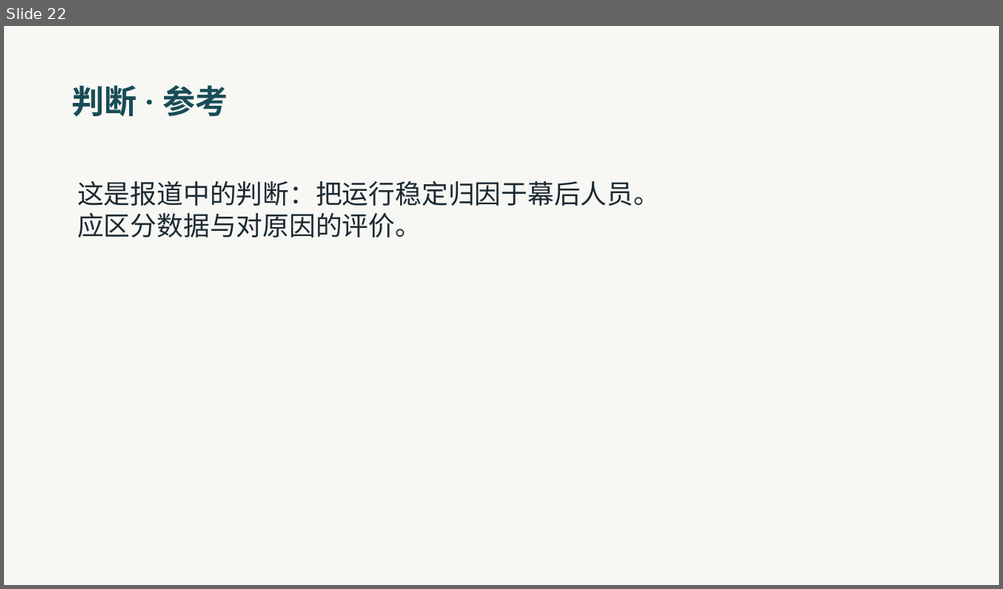
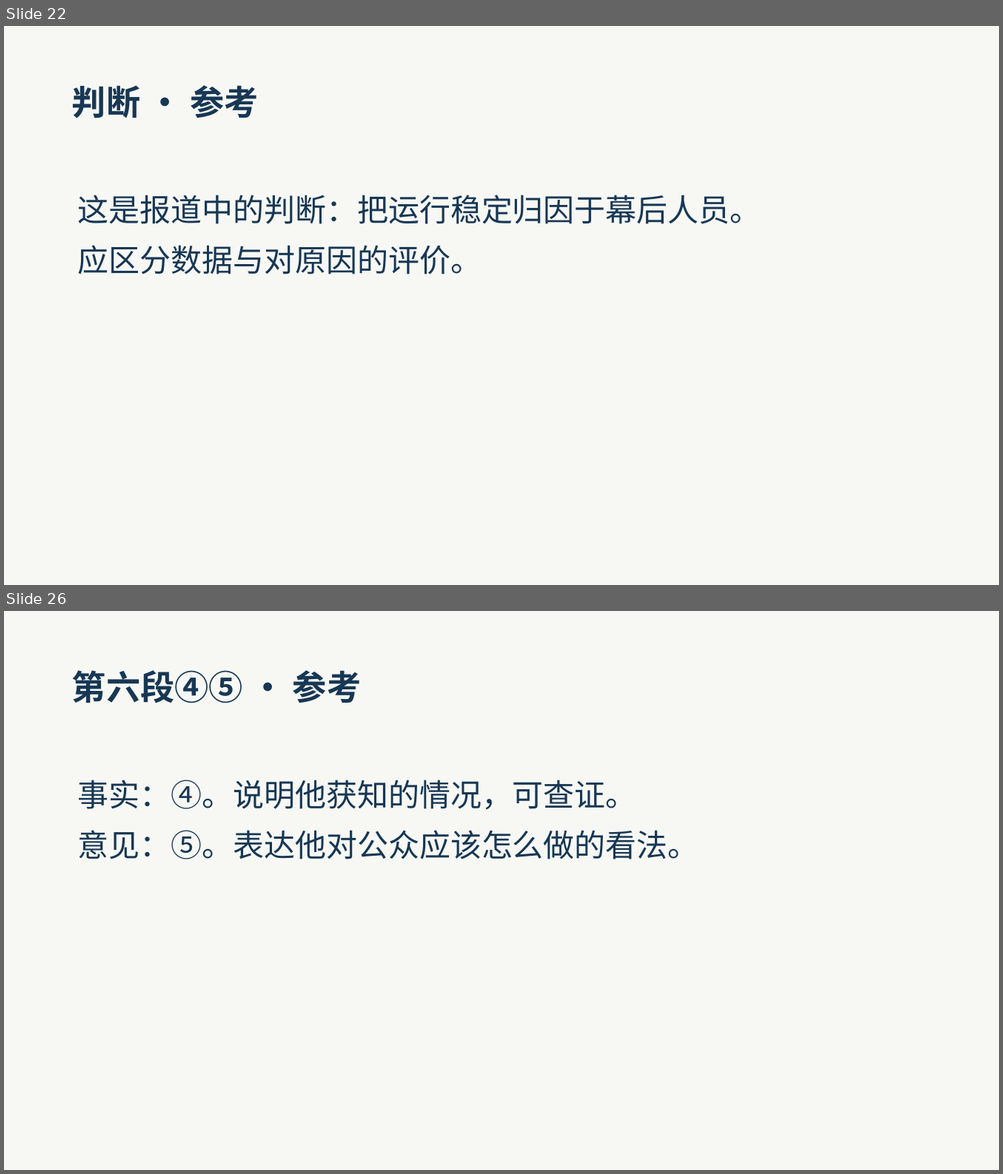
Before and after one commit to lf9675/huawentong-home, a slide deck: du/textbook/1hcl/unit6/shicheng-xuexi/teacher-slides.pptx. Shown one above the other, each under a label of ours: slide 22 before the commit, slides 22 and 26 after it; the slides between them are not shown. The pictures are 1003x589 and 1003x1174 pixels, drawn with LibreOffice and Linux fonts; fonts in the diff are those of the drawing. Boxes give left, top, right and bottom in pixels: in the first picture for what was removed or moved away, otherwise in the second. Text is boxed around its words. In the diff, an @@ line names an element or a change of style, - is before the commit and + after.

```diff
--- a/du/textbook/1hcl/unit6/shicheng-xuexi/teacher-slides.pptx
+++ b/du/textbook/1hcl/unit6/shicheng-xuexi/teacher-slides.pptx
@@ slide 26 added at bbox=[4, 611, 999, 1170], background #F7F8F4 @@
@@ text added at bbox=[72, 670, 361, 703], 33 pt, text #173754, bold @@
+第六段④⑤ · 参考
@@ text added at bbox=[77, 780, 699, 860], 30 pt, text #173754 @@
+事实：④。说明他获知的情况，可查证。
+意见：⑤。表达他对公众应该怎么做的看法。
@@ slide 22 changed as well @@
@@ text "判断 · 参考" at bbox=[72, 85, 258, 118]: size 31.5 to 33 pt, font Roboto to Noto Sans CJK SC, text colour #184C56 to #173754 @@
@@ text "这是报道中的判断：把运行稳定归因于幕后人员。" at bbox=[77, 195, 761, 275]: size 25.5 to 30 pt, text colour #1B2931 to #173754; line spacing 1 to 1.35 @@
```
Also in this commit, not shown: 26 other slides changed, 5 other slides added, 1 slide removed, 16 other files.
